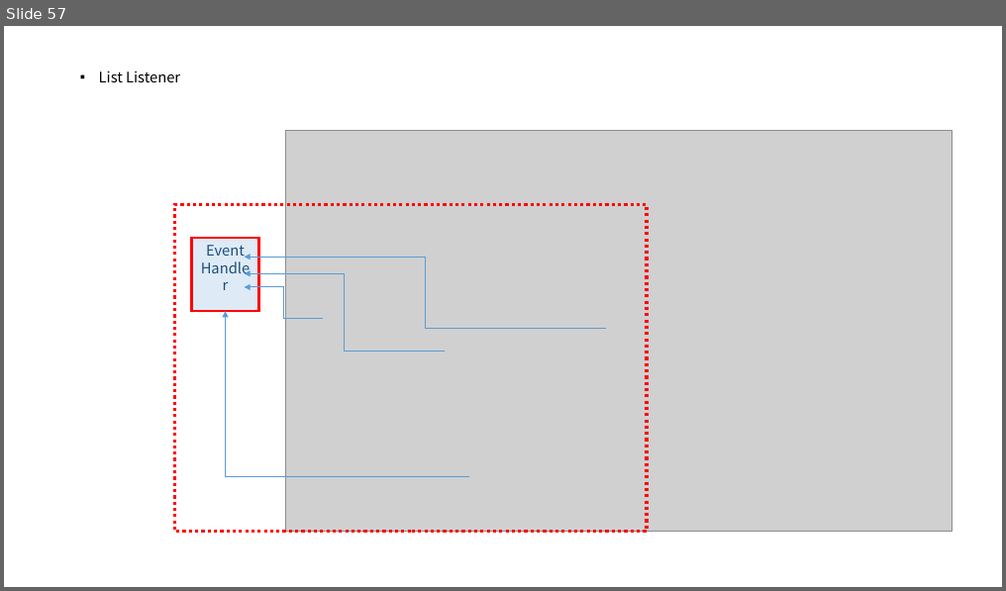
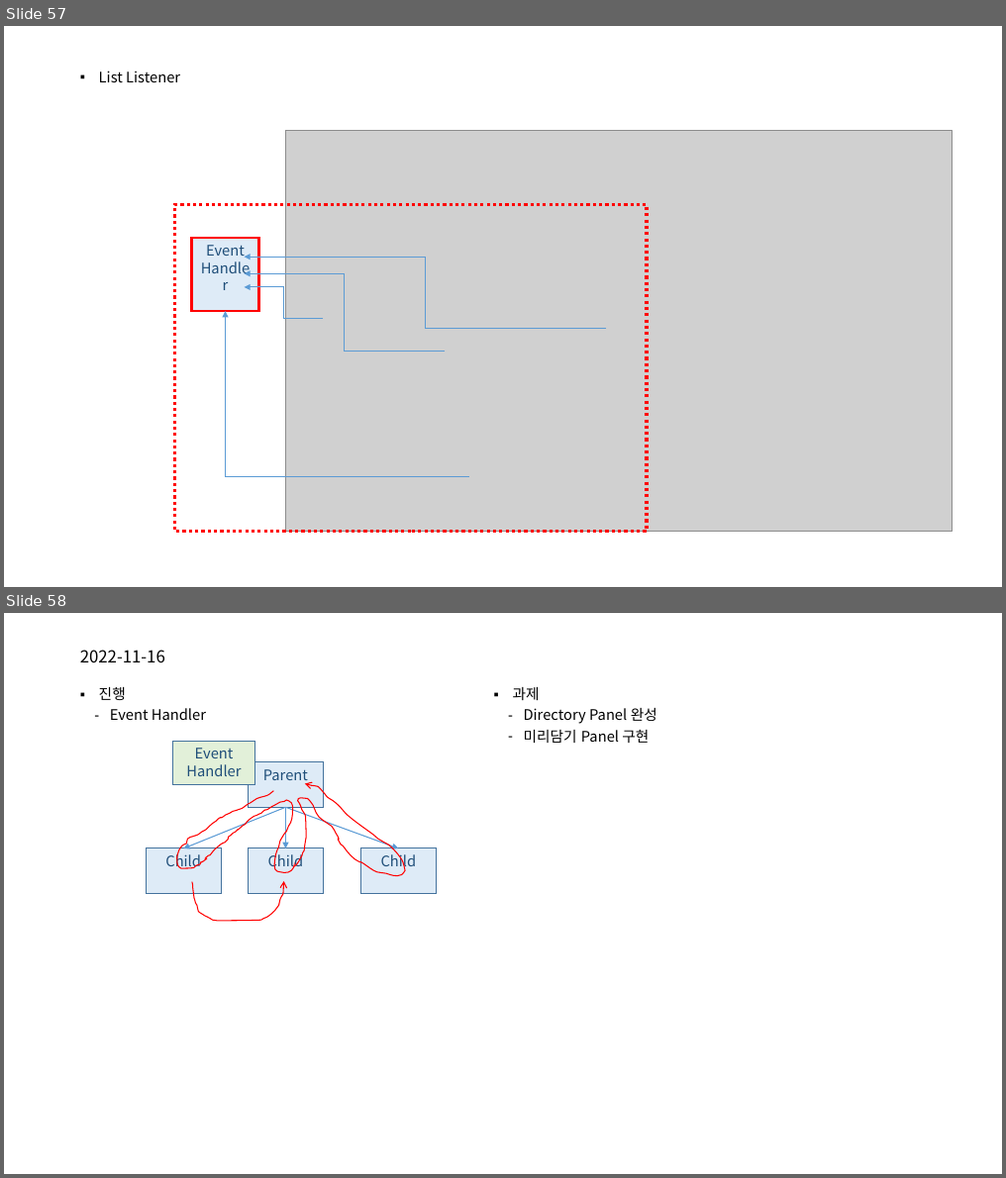
Before and after one commit to mjuclass/202202, a slide deck: SugangSincheong-A/객체지향프로그래밍-A.pptx. Shown one above the other, each under a label of ours: slide 57 before the commit, slides 57 and 58 after it. The pictures are 1006x591 and 1006x1178 pixels, drawn with LibreOffice and Linux fonts; fonts in the diff are those of the drawing; grey boxes stand for pictures. Boxes give left, top, right and bottom in pixels: in the first picture for what was removed or moved away, otherwise in the second. Text is boxed around its words. In the diff, an @@ line names an element or a change of style, - is before the commit and + after.

```diff
--- a/SugangSincheong-A/객체지향프로그래밍-A.pptx
+++ b/SugangSincheong-A/객체지향프로그래밍-A.pptx
@@ slide 58 added at box(4, 613, 1002, 1174), background #FFFFFF @@
@@ title added at box(80, 650, 165, 663), 16 pt, text #000000 @@
+2022-11-16
@@ text added at box(99, 687, 206, 720), 14 pt, text #000000 @@
+▪ 진행
+  ‐ Event Handler
@@ text added at box(513, 687, 657, 743), 14 pt, text #000000 @@
+▪ 과제
+  ‐ Directory Panel 완성
+  ‐ 미리담기 Panel 구현
@@ rectangle added at box(173, 741, 254, 784), fill #E2F0D9, outline #43739E 1 pt, 14 pt, text #1F4E79 @@
+Event Handler
@@ freeform shape added at box(177, 783, 405, 875), outline #FF0000 1 pt @@
@@ rectangle added at box(249, 761, 324, 807), fill #DEEBF7, outline #43739E 1 pt, 14 pt, text #1F4E79 @@
+Parent
@@ arrow added from (285, 808) to (183, 849), #5B9BD5 1 pt @@
@@ arrow added from (285, 808) to (285, 849), #5B9BD5 1 pt @@
@@ arrow added from (285, 808) to (399, 849), #5B9BD5 1 pt @@
@@ rectangle added at box(146, 849, 221, 894), fill #DEEBF7, outline #43739E 1 pt, 14 pt, text #1F4E79 @@
+Child
@@ rectangle added at box(249, 849, 324, 894), fill #DEEBF7, outline #43739E 1 pt, 14 pt, text #1F4E79 @@
+Child
@@ rectangle added at box(361, 849, 437, 894), fill #DEEBF7, outline #43739E 1 pt, 14 pt, text #1F4E79 @@
+Child
@@ freeform shape added at box(192, 881, 284, 921), outline #FF0000 1 pt @@
```
Also in this commit, not shown: 12 other files.
